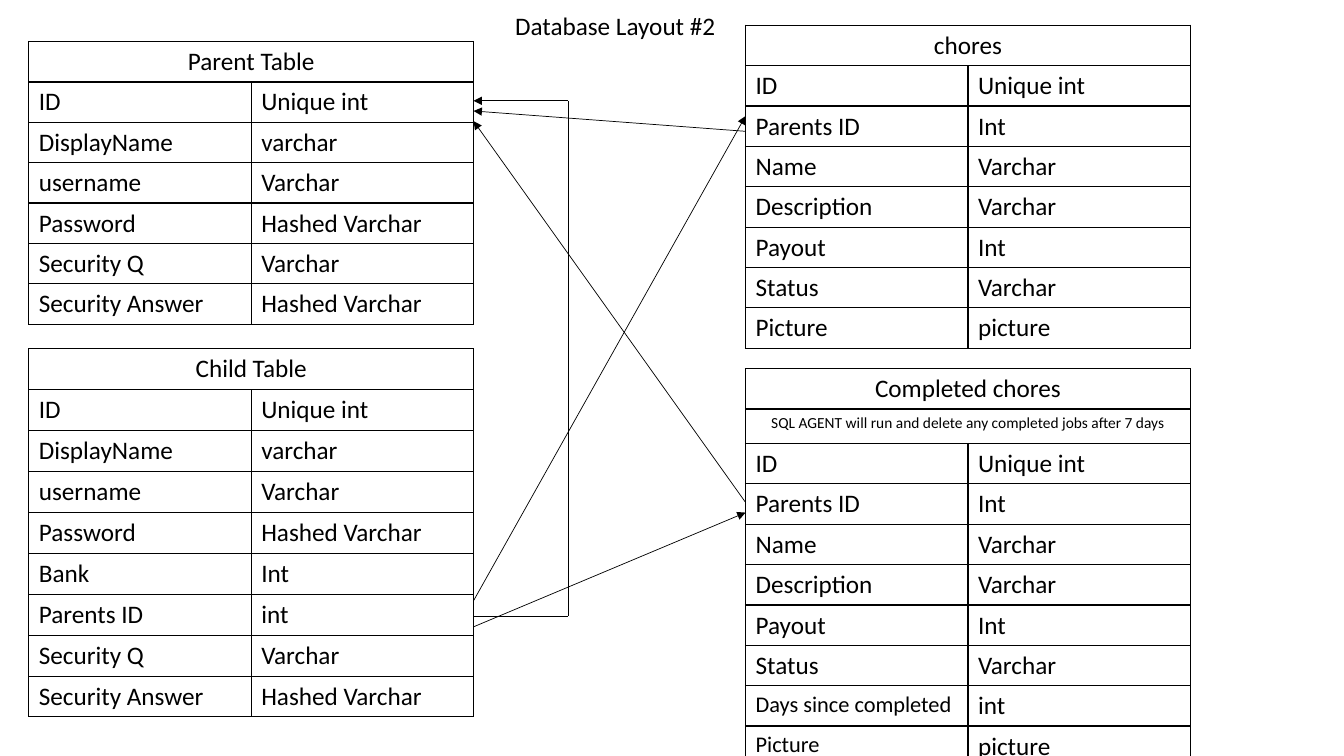
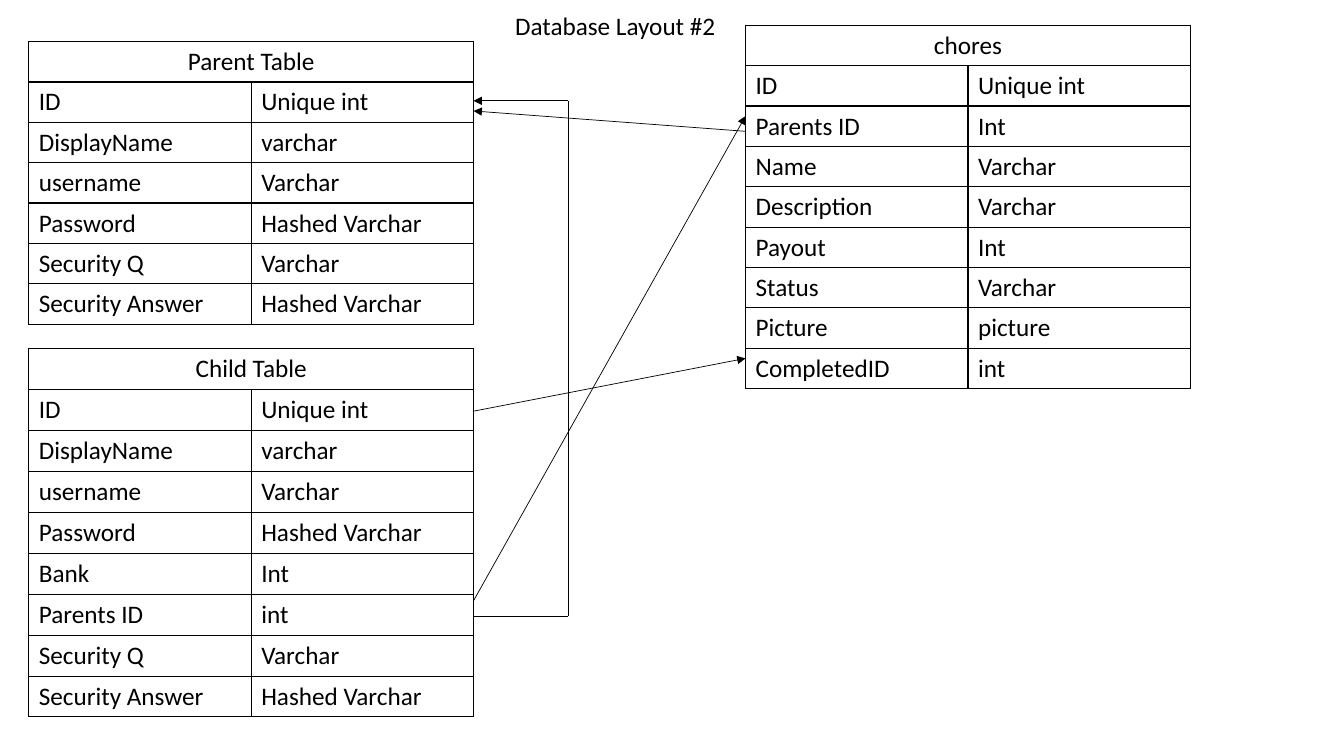
Before and after one commit to Isaac-Medlin/ChoreChange, a slide deck: slide 1 of DatabaseLayout.pptx. Drawn at 1344x756 pixels with LibreOffice and Linux fonts; fonts in the diff are those of the drawing. Boxes give left, top, right and bottom in pixels: in the first picture for what was removed or moved away, otherwise in the second. Text is boxed around its words. In the diff, an @@ line names an element or a change of style, - is before the commit and + after.

```diff
--- a/DatabaseLayout.pptx
+++ b/DatabaseLayout.pptx
@@ table at (x1=746, y1=25, x2=1192, y2=388) @@
+row 9: CompletedID | int
@@ arrow moved from (746, 502) - (474, 121) to (474, 411) - (746, 359) @@
@@ table removed at (x1=746, y1=369, x2=1192, y2=756), 10 rows, 2 columns @@
-Completed chores | 
-SQL AGENT will run and delete any completed jobs after 7 days | 
-ID | Unique int
-Parents ID | Int
-Name | Varchar
-Description | Varchar
-Payout | Int
-Status | Varchar
-Days since completed | int
-Picture | picture
@@ arrow removed from (474, 627) to (746, 513) @@
```
Also in this commit, not shown: 16 other files.
